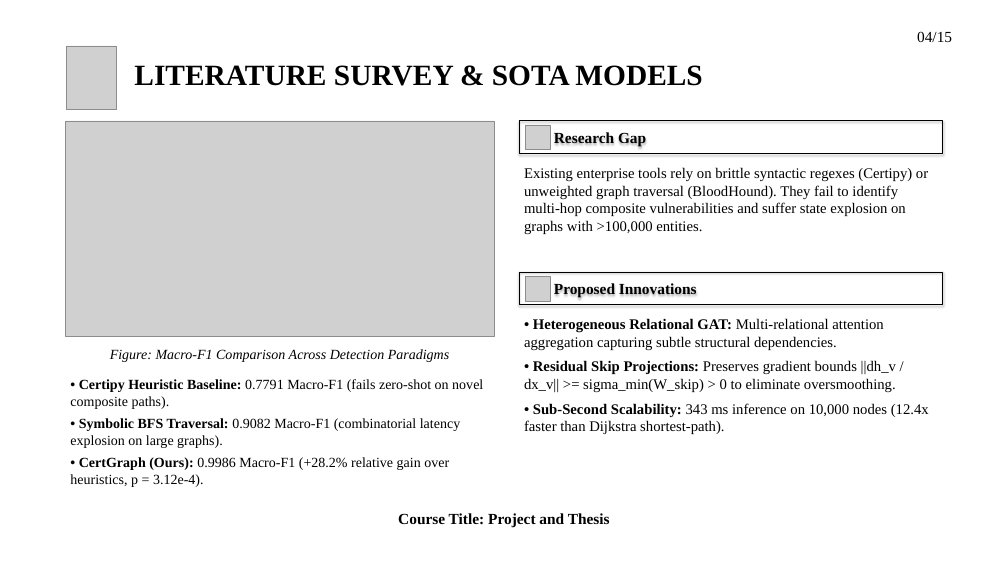
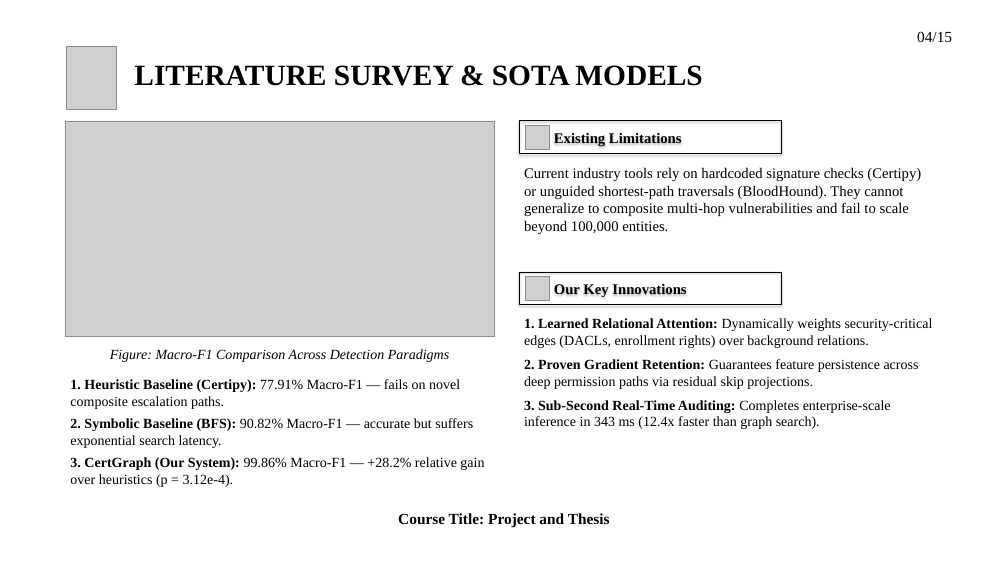
Before and after one commit to hasanshahriar32/GOAD, a slide deck: slide 4 of thesis_paper/certgraph_thesis_defense.pptx. Drawn at 1008x567 pixels with LibreOffice and Linux fonts; fonts in the diff are those of the drawing; grey boxes stand for pictures; background and template pictures are left out. Boxes give left, top, right and bottom in pixels: in the first picture for what was removed or moved away, otherwise in the second. Text is boxed around its words. In the diff, an @@ line names an element or a change of style, - is before the commit and + after.

```diff
--- a/thesis_paper/certgraph_thesis_defense.pptx
+++ b/thesis_paper/certgraph_thesis_defense.pptx
@@ rectangle "Existing Limitations": place and size @@
-rectangle "Existing Limitations" at <box>519,121,942,154</box>
+rectangle "Existing Limitations" at <box>519,121,781,154</box>
@@ text in rectangle at <box>554,133,682,146</box>: text changed; size 22 to 21 pt @@
-Research Gap
+Existing Limitations
@@ text at <box>524,167,921,234</box>: text changed @@
-Existing enterprise tools rely on brittle syntactic regexes (Certipy) or unweighted graph traversal (BloodHound). They fail to identify multi-hop composite vulnerabilities and suffer state explosion on graphs with >100,000 entities.
+Current industry tools rely on hardcoded signature checks (Certipy) or unguided shortest-path traversals (BloodHound). They cannot generalize to composite multi-hop vulnerabilities and fail to scale beyond 100,000 entities.
@@ rectangle "Our Key Innovations": place and size @@
-rectangle "Our Key Innovations" at <box>519,272,942,305</box>
+rectangle "Our Key Innovations" at <box>519,272,781,305</box>
@@ text in rectangle at <box>554,284,686,297</box>: text changed; size 22 to 21 pt @@
-Proposed Innovations
+Our Key Innovations
@@ text at <box>524,318,933,429</box>: text changed; size 21 to 20 pt @@
-• Heterogeneous Relational GAT: Multi-relational attention aggregation capturing subtle structural dependencies.
-• Residual Skip Projections: Preserves gradient bounds ||dh_v / dx_v|| >= sigma_min(W_skip) > 0 to eliminate oversmoothing.
-• Sub-Second Scalability: 343 ms inference on 10,000 nodes (12.4x faster than Dijkstra shortest-path).
+1. Learned Relational Attention: Dynamically weights security-critical edges (DACLs, enrollment rights) over background relations.
+2. Proven Gradient Retention: Guarantees feature persistence across deep permission paths via residual skip projections.
+3. Sub-Second Real-Time Auditing: Completes enterprise-scale inference in 343 ms (12.4x faster than graph search).
@@ text at <box>70,379,484,487</box>: text changed @@
-• Certipy Heuristic Baseline: 0.7791 Macro-F1 (fails zero-shot on novel composite paths).
-• Symbolic BFS Traversal: 0.9082 Macro-F1 (combinatorial latency explosion on large graphs).
-• CertGraph (Ours): 0.9986 Macro-F1 (+28.2% relative gain over heuristics, p = 3.12e-4).
+1. Heuristic Baseline (Certipy): 77.91% Macro-F1 — fails on novel composite escalation paths.
+2. Symbolic Baseline (BFS): 90.82% Macro-F1 — accurate but suffers exponential search latency.
+3. CertGraph (Our System): 99.86% Macro-F1 — +28.2% relative gain over heuristics (p = 3.12e-4).
```
Also in this commit, not shown: 12 other slides changed, 39 other files.
